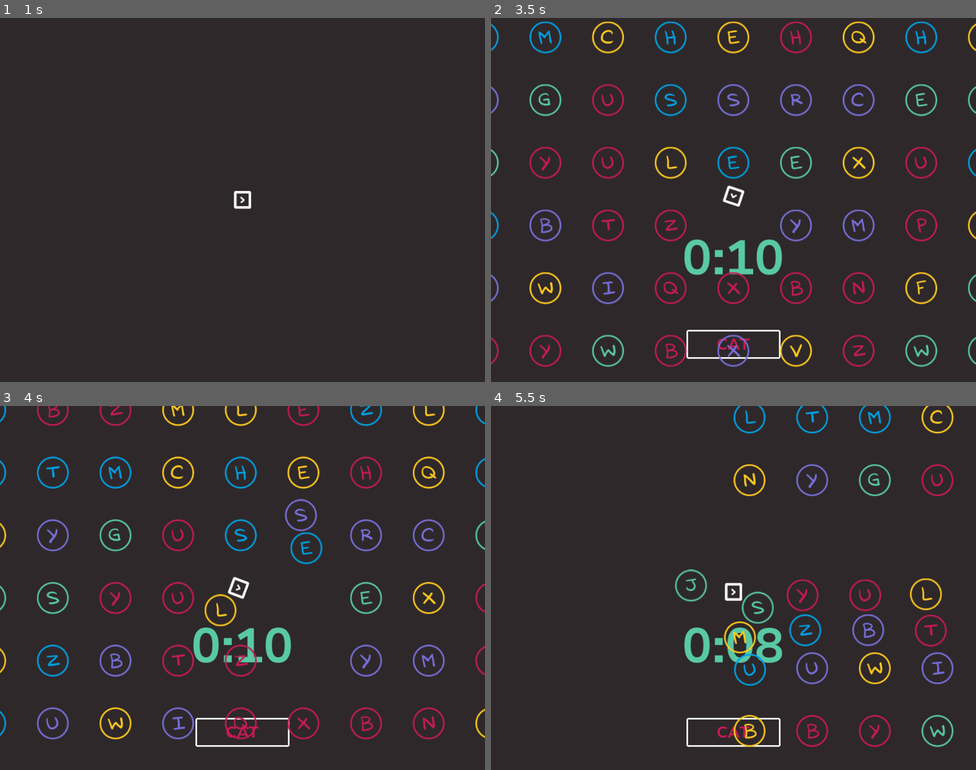
Above: before the commit, frames 1-4 (two rows, left to right).
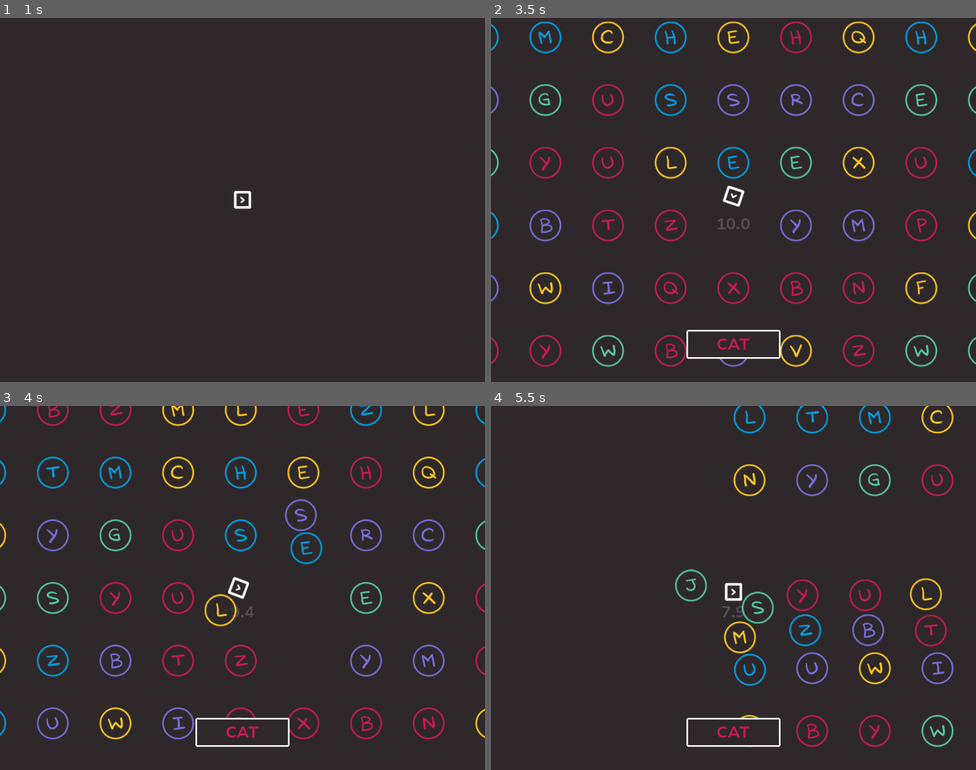
Above: after the commit, the same moments.

Repository: gontzalve/SSLS
Game: Godot game, scene res://scenes/game/main/main.tscn
Two runs of this game, one before a commit and one after it. Both use one fixed random seed, a clock stepped at 60 frames per second and the inputs below.
Inputs (mouse positions are in pixels of both pictures, inside the frame that each line leads up to):
- Up to frame 1 (1 s): tap Enter at 0.5 s; move the mouse to (349, 181) at 0.52 s; hold D (move_right) from 0.53 s (still down); click (349, 181) at 0.6 s
- Up to frame 2 (3.5 s): move the mouse to (636, 218) at 1.27 s; release D (move_right) at 1.28 s; hold S (move_down) 1.28-2.03 s; tap Mouse wheel up (zoom_in) at 1.35 s; tap Space at 2 s; move the mouse to (782, 119) at 2.02 s; hold D (move_right) 2.03-2.78 s; tap Mouse wheel down (zoom_out) at 2.1 s; move the mouse to (709, 272) at 2.77 s; hold W (move_up) from 2.78 s (still down); click (709, 272) at 2.85 s
- Up to frame 3 (4 s): move the mouse to (388, 642) at 3.52 s; release W (move_up) at 3.53 s; hold A (move_left) from 3.53 s (still down); tap Mouse wheel up (zoom_in) at 3.6 s
- Up to frame 4 (5.5 s): move the mouse to (588, 533) at 4.27 s; tap Mouse wheel down (zoom_out) at 4.35 s; move the mouse to (757, 588) at 5.02 s; release A (move_left) at 5.03 s; hold S (move_down) from 5.03 s (still down); click (757, 588) at 5.1 s

Frame 1 is identical in both runs. In frame 2, 1.1% of the frame differs, in the area x 39-61%, y 55-94%; in frame 3, 1.0%; in frame 4, 1.2%.

Commit message:
Improve UI scene

Diff:
--- a/scenes/game/letter/letter.tscn
+++ b/scenes/game/letter/letter.tscn
@@ -6,6 +6,7 @@
 [ext_resource type="Texture2D" uid="uid://eq00cndsu4vj" path="res://graphics/game/letters/letter_a.png" id="4_5eqql"]
 [ext_resource type="AudioStream" uid="uid://bqp56jh80yxre" path="res://sfxs/sfx_splash.wav" id="4_tfia8"]
 [ext_resource type="Texture2D" uid="uid://b35s65xixkvam" path="res://graphics/game/outline/outline.png" id="5_qugxa"]
+[ext_resource type="Texture2D" uid="uid://bqcecoaowh387" path="res://graphics/game/outline/fill.png" id="5_rlcbu"]
 
 [sub_resource type="CircleShape2D" id="CircleShape2D_pp8vm"]
 radius = 32.0
@@ -22,6 +23,11 @@
 audio_player = NodePath("AudioStreamPlayer")
 sfx_appear = ExtResource("4_tfia8")
 
+[node name="Fill" type="Sprite2D" parent="."]
+modulate = Color(0.180392, 0.156863, 0.164706, 1)
+scale = Vector2(1.05, 1.05)
+texture = ExtResource("5_rlcbu")
+
 [node name="LetterSprite" type="Sprite2D" parent="."]
 scale = Vector2(0.75, 0.75)
 texture = ExtResource("4_5eqql")
--- a/scenes/game/main/main.tscn
+++ b/scenes/game/main/main.tscn
@@ -6,7 +6,7 @@
 [ext_resource type="PackedScene" uid="uid://duqk6nnpkjlh1" path="res://scenes/game/levels/level_controller.tscn" id="4_1xhwx"]
 [ext_resource type="PackedScene" uid="uid://iv5glvthjnbv" path="res://scenes/game/cursor/game_cursor.tscn" id="5_k0t3l"]
 [ext_resource type="PackedScene" uid="uid://ci2uqol5tximj" path="res://scenes/game/bullet/bullet_factory.tscn" id="6_3vl2v"]
-[ext_resource type="PackedScene" uid="uid://bqchfuronsb2w" path="res://scenes/game/ui/ui.tscn" id="7_lcbm8"]
+[ext_resource type="PackedScene" uid="uid://kfk18ah52c2n" path="res://scenes/game/ui/ui_controller.tscn" id="7_1wm0i"]
 
 [node name="main" type="Node2D"]
 script = ExtResource("1_e8hqi")
@@ -27,9 +27,8 @@
 [node name="BulletFactory" parent="." instance=ExtResource("6_3vl2v")]
 unique_name_in_owner = true
 
-[node name="UI" parent="." instance=ExtResource("7_lcbm8")]
+[node name="UIController" parent="." instance=ExtResource("7_1wm0i")]
 unique_name_in_owner = true
-layer = -1
 
 [node name="GameTimer" type="Timer" parent="."]
 unique_name_in_owner = true
--- a/scenes/game/main/main_controller.gd
+++ b/scenes/game/main/main_controller.gd
@@ -9,9 +9,11 @@
 var game_timer: Timer
 
 var current_level_index: int
+var has_level_started: bool
 
 
 func _ready() -> void:
+	has_level_started = false
 	_get_references()
 	_connect_to_signals()
 	_setup_scene()
@@ -20,13 +22,15 @@
 
 
 func _process(_delta: float) -> void:
+	if not has_level_started:
+		return
 	ui_controller.update_timer(game_timer.time_left)
 
 
 func _setup_scene() -> void:
 	player.initialize()
 	game_cursor.hide_cursor()
-	ui_controller.hide()
+	ui_controller.hide_ui()
 
 
 func _start_game() -> void:
@@ -54,11 +58,13 @@
 func _start_current_level() -> void:
 	game_cursor.show_cursor()
 	player.allow_input()
-	ui_controller.show()
+	ui_controller.show_ui()
 	var word: String = level_controller.get_current_level_word()
 	var duration: float = level_controller.get_current_level_duration()
 	ui_controller.set_level_info(word, duration)
-	game_timer.start(duration + 0.9)
+	await get_tree().create_timer(0.2).timeout
+	game_timer.start(duration)
+	has_level_started = true
 
 
 func _on_player_shot_fired(spawn_pos: Vector2, direction: Vector2) -> void:
@@ -78,6 +84,7 @@
 	# game_cursor.hide_cursor()
 	player.disallow_input()
 	game_timer.stop()
+	ui_controller.show_game_over_ui()
 
 
 func _get_references() -> void:
@@ -86,7 +93,7 @@
 	game_camera = %GameCamera
 	bullet_factory = %BulletFactory
 	level_controller = %LevelController
-	ui_controller = %UI
+	ui_controller = %UIController
 	game_timer = %GameTimer
 
 
--- a/scenes/game/ui/ui.tscn
+++ /dev/null
@@ -1,59 +0,0 @@
-[gd_scene load_steps=8 format=3 uid="uid://bqchfuronsb2w"]
-
-[ext_resource type="Script" path="res://scenes/game/ui/ui_controller.gd" id="1_ci8xl"]
-[ext_resource type="Theme" uid="uid://7fmata4vfx8n" path="res://themes/theme_ui.tres" id="1_pxa60"]
-[ext_resource type="StyleBox" uid="uid://de68smf7ix6rq" path="res://themes/theme_rectangle.tres" id="2_qino0"]
-[ext_resource type="FontFile" uid="uid://cgti1yvcveiqx" path="res://fonts/NunitoSans_7pt-Bold.ttf" id="3_y3ykx"]
-
-[sub_resource type="LabelSettings" id="LabelSettings_eros4"]
-font = ExtResource("3_y3ykx")
-font_size = 96
-font_color = Color(0.34902, 0.788235, 0.647059, 1)
-
-[sub_resource type="FontVariation" id="FontVariation_avknh"]
-
-[sub_resource type="LabelSettings" id="LabelSettings_rfpsc"]
-font = ExtResource("3_y3ykx")
-font_size = 32
-font_color = Color(0.772549, 0.105882, 0.329412, 1)
-
-[node name="UI" type="CanvasLayer"]
-script = ExtResource("1_ci8xl")
-
-[node name="TimerLabel" type="Label" parent="."]
-anchors_preset = 8
-anchor_left = 0.5
-anchor_top = 0.5
-anchor_right = 0.5
-anchor_bottom = 0.5
-offset_left = -120.0
-offset_top = 40.0
-offset_right = 120.0
-offset_bottom = 190.0
-grow_horizontal = 2
-grow_vertical = 2
-text = "0:10"
-label_settings = SubResource("LabelSettings_eros4")
-horizontal_alignment = 1
-vertical_alignment = 1
-
-[node name="WordContainer" type="PanelContainer" parent="."]
-anchors_preset = 7
-anchor_left = 0.5
-anchor_top = 1.0
-anchor_right = 0.5
-anchor_bottom = 1.0
-offset_left = -90.0
-offset_top = -100.0
-offset_right = 90.0
-offset_bottom = -49.0
-grow_horizontal = 2
-grow_vertical = 0
-theme = ExtResource("1_pxa60")
-theme_override_styles/panel = ExtResource("2_qino0")
-
-[node name="WordLabel" type="Label" parent="WordContainer"]
-layout_mode = 2
-theme_override_fonts/font = SubResource("FontVariation_avknh")
-label_settings = SubResource("LabelSettings_rfpsc")
-horizontal_alignment = 1
--- a/scenes/game/ui/ui_controller.gd
+++ b/scenes/game/ui/ui_controller.gd
@@ -1,17 +1,37 @@
-extends CanvasLayer
+extends Node2D
+
+
+func hide_ui() -> void:
+	$BackUI.visible = false
+	$FrontUI.visible = false
+	pass
+
+
+func show_ui() -> void:
+	$BackUI.visible = true
+	$FrontUI.visible = true
+	pass
 
 
 func set_level_info(word: String, duration: float) -> void:
 	update_timer(duration)
-	$WordContainer/WordLabel.text = word
+	%WordLabel.text = word
+	%GameOverLabel.visible = false
 	pass
 
 
 func update_timer(time_left: float) -> void:
-	$TimerLabel.text = _get_formatted_duration(time_left)
+	%TimerLabel.text = _get_formatted_time(time_left)
+	%TimerLabelFront.text = _get_formatted_time(time_left)
 
 
-func _get_formatted_duration(duration: float) -> String:
-	var minutes: int = floori(duration / 60)
-	var seconds: int = floori(duration) % 60
-	return "%01d:%02d" % [minutes, seconds]
+func show_game_over_ui() -> void:
+	%TimerLabel.visible = false
+	%TimerLabelFront.visible = false
+	%GameOverLabel.visible = true
+
+
+func _get_formatted_time(time_value: float) -> String:
+	var seconds: int = floori(time_value)
+	var tenths_seconds: int = floori(time_value * 10) % 10
+	return "%d.%d" % [seconds, tenths_seconds]
--- /dev/null
+++ b/scenes/game/ui/ui_controller.tscn
@@ -0,0 +1,113 @@
+[gd_scene load_steps=10 format=3 uid="uid://kfk18ah52c2n"]
+
+[ext_resource type="Script" path="res://scenes/game/ui/ui_controller.gd" id="1_lhojd"]
+[ext_resource type="FontFile" uid="uid://cgti1yvcveiqx" path="res://fonts/NunitoSans_7pt-Bold.ttf" id="2_k2pdu"]
+[ext_resource type="Theme" uid="uid://7fmata4vfx8n" path="res://themes/theme_ui.tres" id="3_y1n5b"]
+[ext_resource type="StyleBox" uid="uid://de68smf7ix6rq" path="res://themes/theme_rectangle.tres" id="4_t4tny"]
+
+[sub_resource type="LabelSettings" id="LabelSettings_hxk3y"]
+font = ExtResource("2_k2pdu")
+font_size = 32
+font_color = Color(1, 1, 1, 0.12549)
+
+[sub_resource type="LabelSettings" id="LabelSettings_emwgs"]
+font = ExtResource("2_k2pdu")
+font_size = 32
+font_color = Color(0.772549, 0.105882, 0.329412, 1)
+
+[sub_resource type="FontVariation" id="FontVariation_o7678"]
+
+[sub_resource type="LabelSettings" id="LabelSettings_kegsc"]
+font = ExtResource("2_k2pdu")
+font_size = 32
+font_color = Color(0.772549, 0.105882, 0.329412, 1)
+
+[sub_resource type="LabelSettings" id="LabelSettings_hccww"]
+font = ExtResource("2_k2pdu")
+font_size = 32
+font_color = Color(1, 1, 1, 0.0470588)
+
+[node name="UIController" type="Node2D"]
+script = ExtResource("1_lhojd")
+
+[node name="BackUI" type="CanvasLayer" parent="."]
+layer = -1
+
+[node name="TimerLabel" type="Label" parent="BackUI"]
+unique_name_in_owner = true
+anchors_preset = 8
+anchor_left = 0.5
+anchor_top = 0.5
+anchor_right = 0.5
+anchor_bottom = 0.5
+offset_left = -60.0
+offset_top = 25.0
+offset_right = 60.0
+offset_bottom = 70.0
+grow_horizontal = 2
+grow_vertical = 2
+text = "0:10"
+label_settings = SubResource("LabelSettings_hxk3y")
+horizontal_alignment = 1
+vertical_alignment = 1
+
+[node name="GameOverLabel" type="Label" parent="BackUI"]
+unique_name_in_owner = true
+visible = false
+anchors_preset = 8
+anchor_left = 0.5
+anchor_top = 0.5
+anchor_right = 0.5
+anchor_bottom = 0.5
+offset_left = -60.0
+offset_top = 25.0
+offset_right = 60.0
+offset_bottom = 70.0
+grow_horizontal = 2
+grow_vertical = 2
+text = "Time's up!"
+label_settings = SubResource("LabelSettings_emwgs")
+horizontal_alignment = 1
+vertical_alignment = 1
+
+[node name="FrontUI" type="CanvasLayer" parent="."]
+
+[node name="WordContainer" type="PanelContainer" parent="FrontUI"]
+anchors_preset = 7
+anchor_left = 0.5
+anchor_top = 1.0
+anchor_right = 0.5
+anchor_bottom = 1.0
+offset_left = -90.0
+offset_top = -100.0
+offset_right = 90.0
+offset_bottom = -49.0
+grow_horizontal = 2
+grow_vertical = 0
+theme = ExtResource("3_y1n5b")
+theme_override_styles/panel = ExtResource("4_t4tny")
+
+[node name="WordLabel" type="Label" parent="FrontUI/WordContainer"]
+unique_name_in_owner = true
+layout_mode = 2
+theme_override_fonts/font = SubResource("FontVariation_o7678")
+label_settings = SubResource("LabelSettings_kegsc")
+horizontal_alignment = 1
+
+[node name="TimerLabelFront" type="Label" parent="FrontUI"]
+unique_name_in_owner = true
+anchors_preset = 8
+anchor_left = 0.5
+anchor_top = 0.5
+anchor_right = 0.5
+anchor_bottom = 0.5
+offset_left = -60.0
+offset_top = 25.0
+offset_right = 60.0
+offset_bottom = 70.0
+grow_horizontal = 2
+grow_vertical = 2
+text = "0:10"
+label_settings = SubResource("LabelSettings_hccww")
+horizontal_alignment = 1
+vertical_alignment = 1
Not shown: 1 places in scenes/game/letter/letter.tscn that only renumber resources
